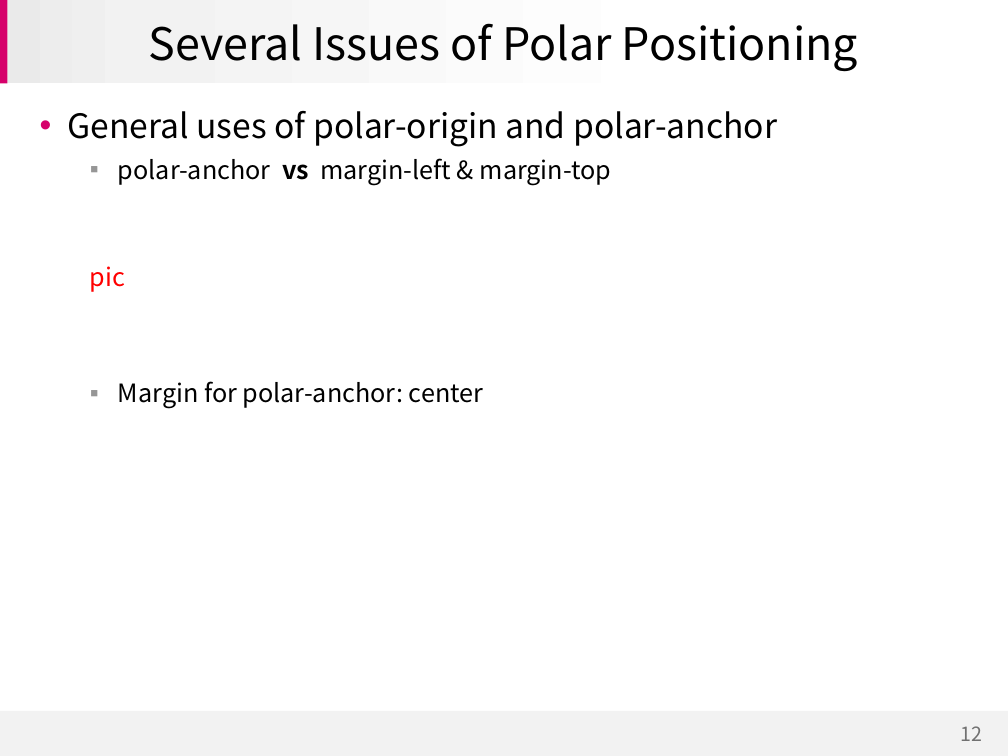
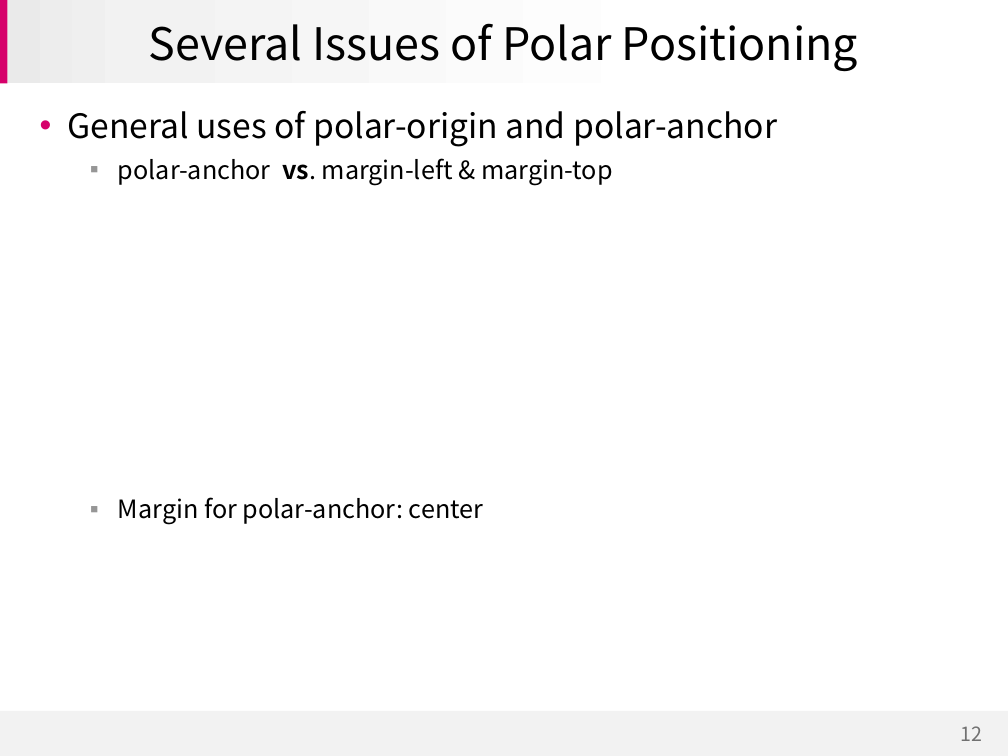
Before and after one commit to jihyerish/jhRoundDisplay, a slide deck: slide 12 of doc/CSS Round display for Dev Meetup in Sydney.pptx. Drawn at 1008x756 pixels with LibreOffice and Linux fonts; fonts in the diff are those of the drawing; background and template pictures are left out. Boxes give left, top, right and bottom in pixels: in the first picture for what was removed or moved away, otherwise in the second. Text is boxed around its words. In the diff, an @@ line names an element or a change of style, - is before the commit and + after.

Commit message:
upload image for polar-distance percentage

```diff
--- a/doc/CSS Round display for Dev Meetup in Sydney.pptx
+++ b/doc/CSS Round display for Dev Meetup in Sydney.pptx
@@ text at (118, 158, 613, 185): text changed @@
-    ▪ polar-anchor vs margin-left & margin-top
-    pic
+    ▪ polar-anchor vs. margin-left & margin-top
```
Also in this commit, not shown: 14 other slides changed, 2 other files.
